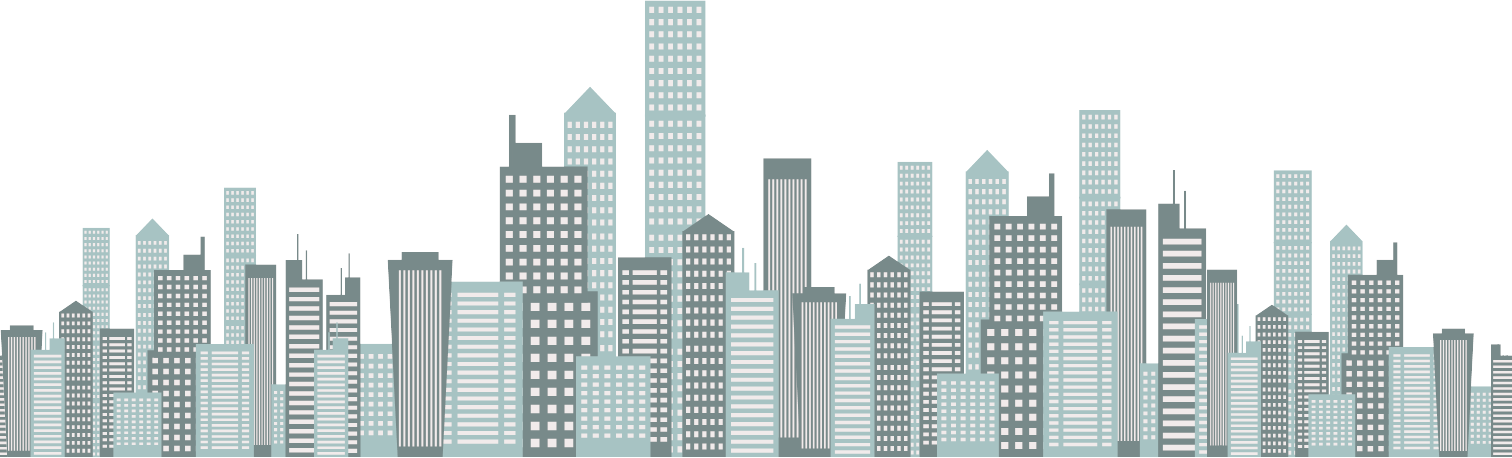
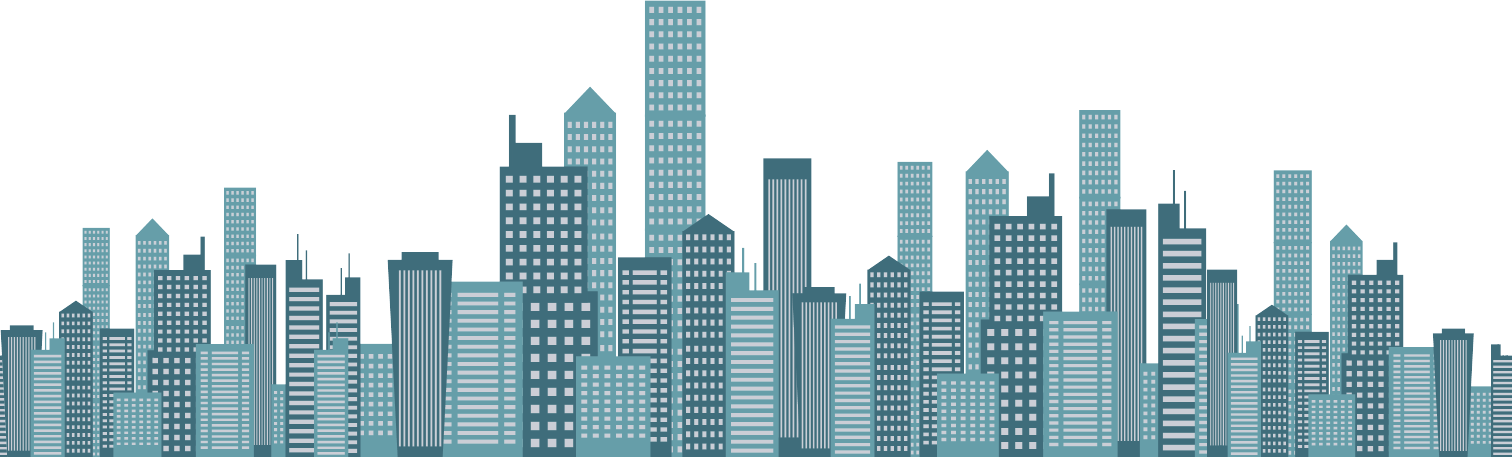
Layer changes from the first 1512 x 458 image to the second:
pixels changed over 0, 0, 1512, 457 (layer not identified)
